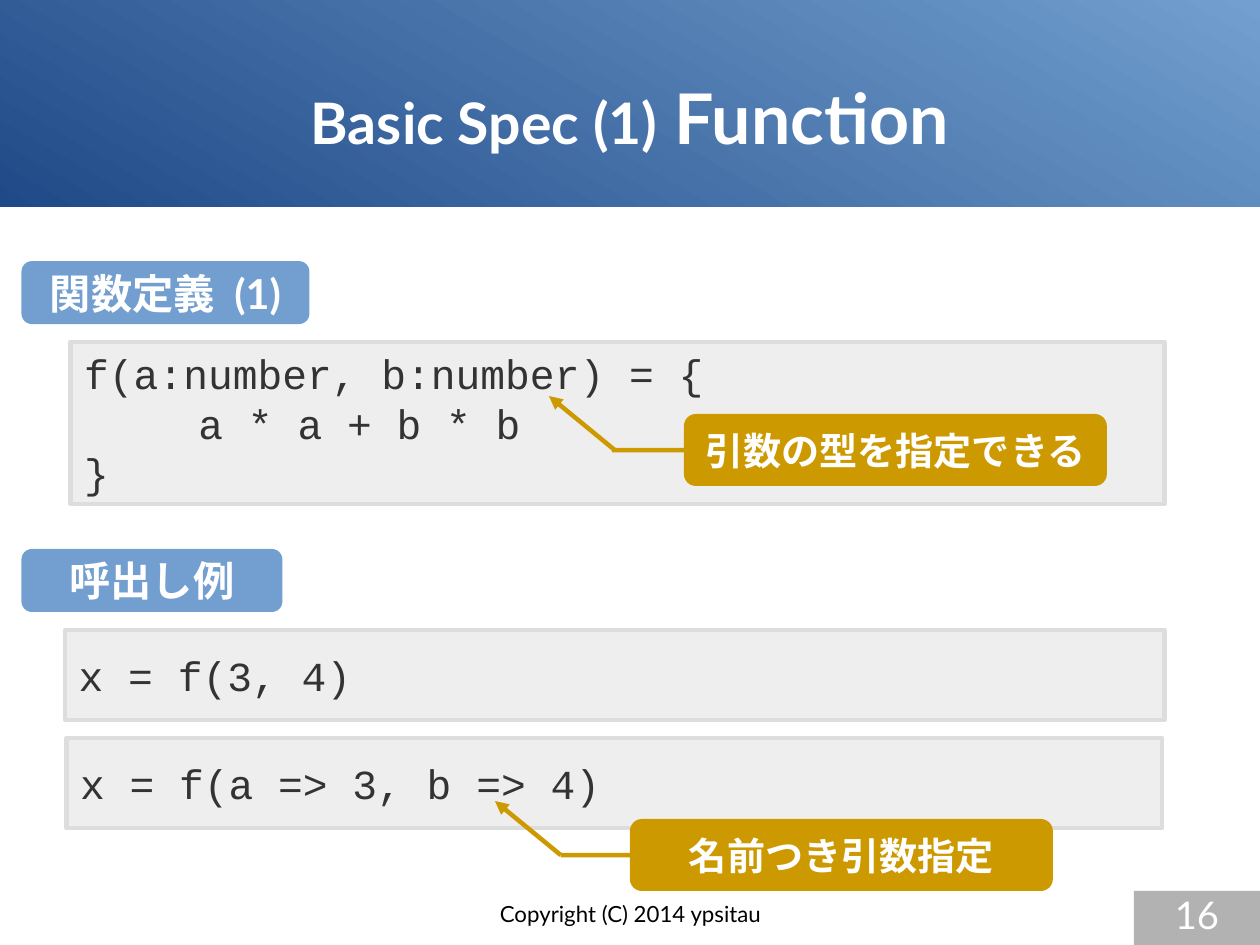
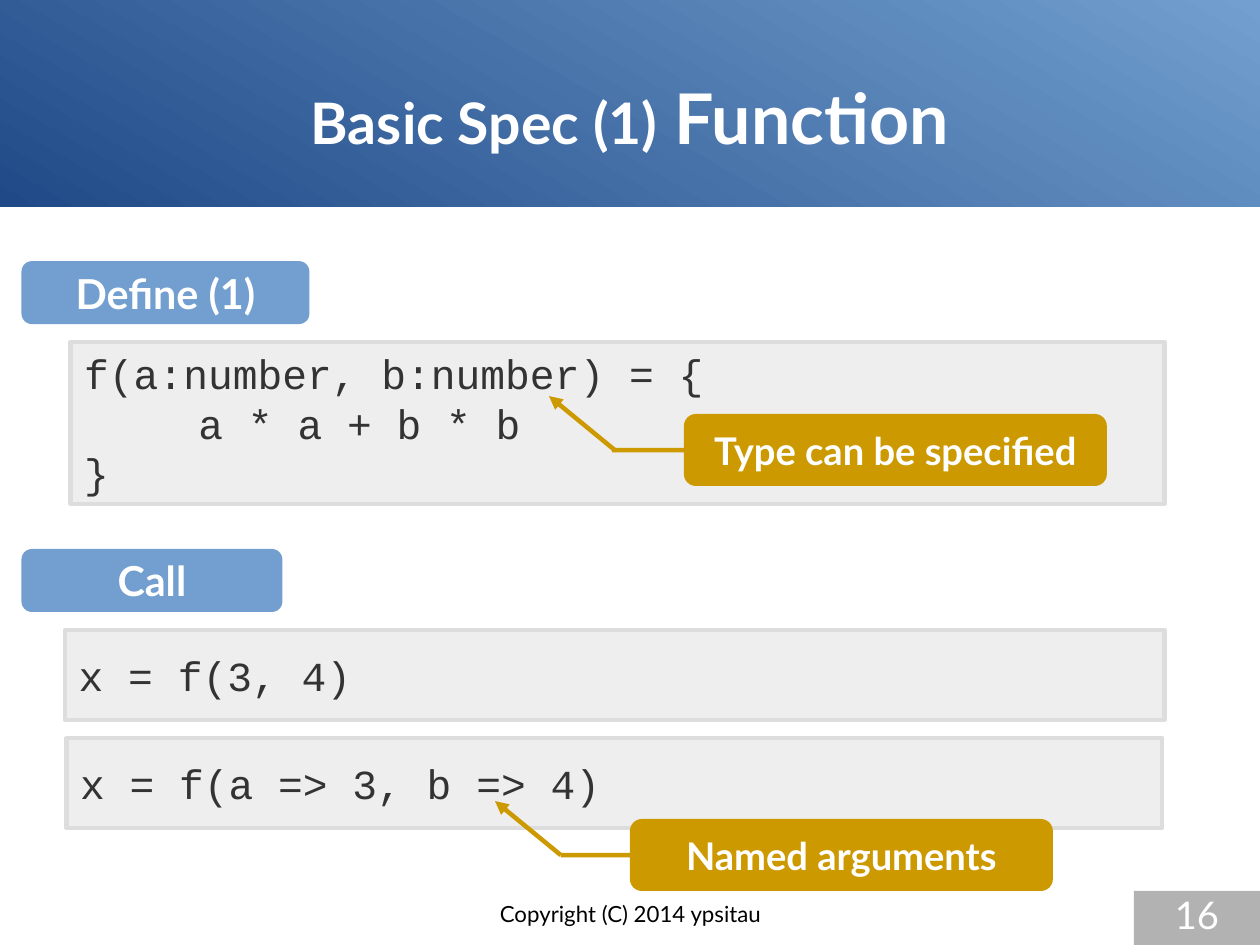
Before and after one commit to gura-lang/gura-doc, a slide deck: slide 16 of presentation/gura-introduction-e.odp. Drawn at 1260x945 pixels with LibreOffice and Linux fonts; fonts in the diff are those of the drawing. Boxes give left, top, right and bottom in pixels: in the first picture for what was removed or moved away, otherwise in the second. Text is boxed around its words. In the diff, an @@ line names an element or a change of style, - is before the commit and + after.

```diff
--- a/presentation/gura-introduction-e.odp
+++ b/presentation/gura-introduction-e.odp
@@ text in rounded rectangle at bbox=[76, 277, 256, 315]: text changed @@
-関数定義 (1)
+Define (1)
@@ text in rounded rectangle at bbox=[714, 436, 1077, 472]: text changed; font Courier New to Lato @@
-引数の型を指定できる
+Type can be specified
@@ text in rounded rectangle at bbox=[118, 565, 187, 597]: text changed @@
-呼出し例
+Call
@@ text in rounded rectangle at bbox=[686, 841, 996, 877]: text changed; font Courier New to Lato @@
-名前つき引数指定
+Named arguments
```
Also in this commit, not shown: 26 other slides changed, 4 slides added, 4 slides removed.
